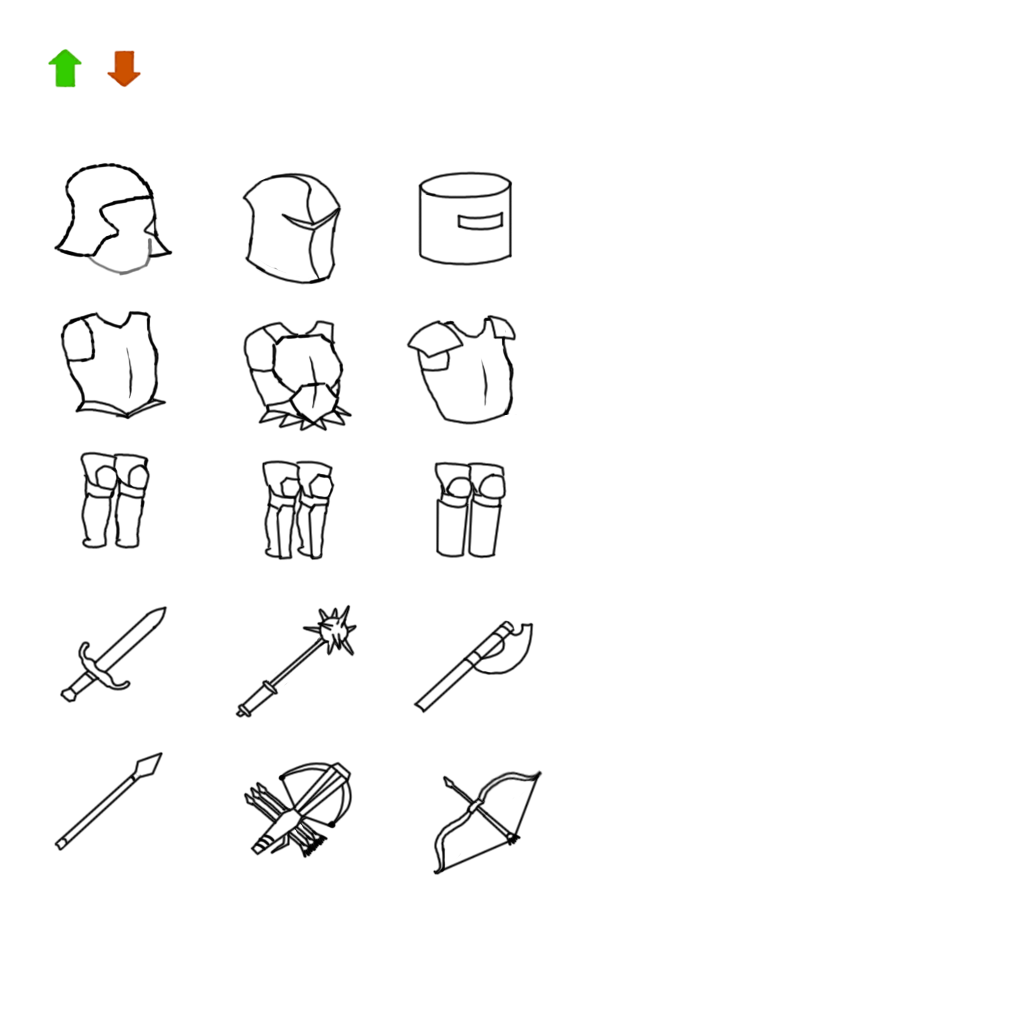
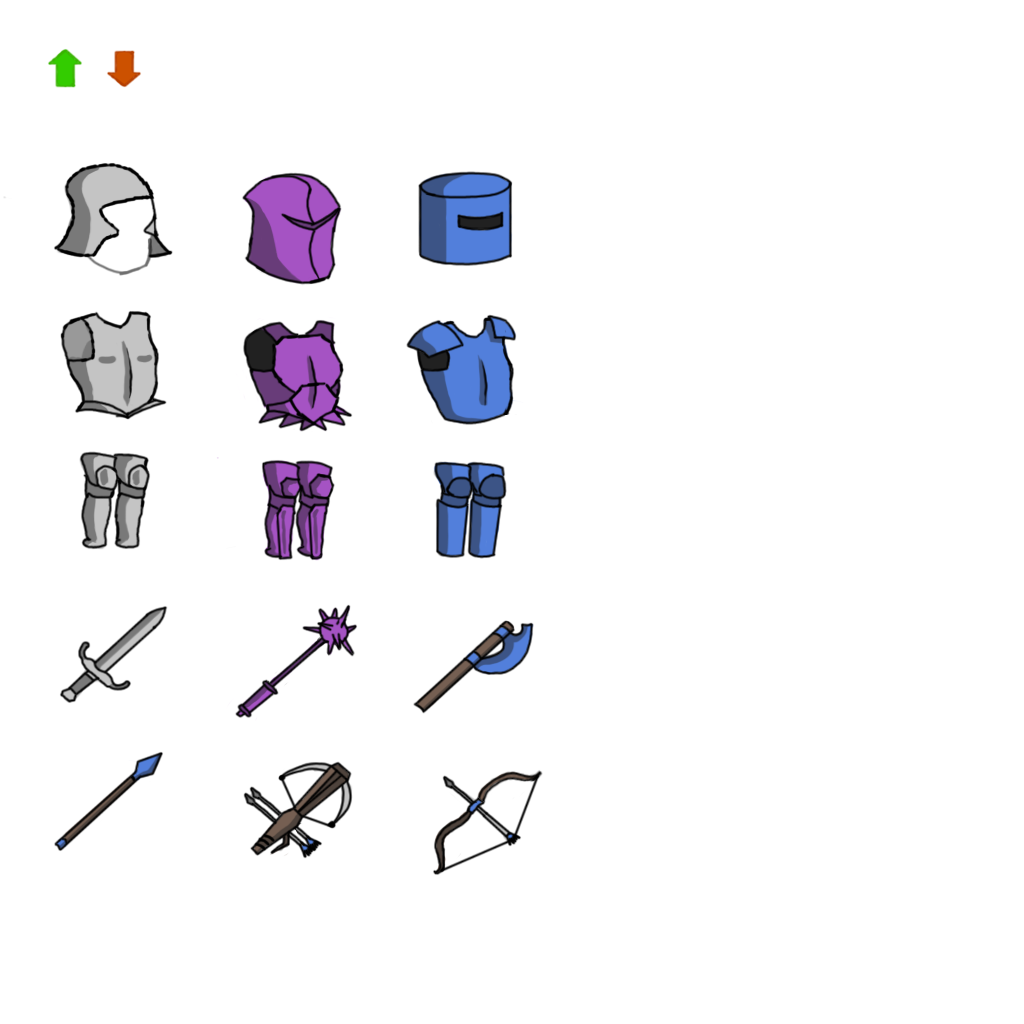
Comparing the layer stacks of the two 1024 x 1024 images. Changes:
painted on "Layer 5" over [255,259,287,274]
hid "Layer 10" over [255,780,329,848]
painted on "Layer 9" over [279,805,291,812]
added layer "Layer 15" (46%) above "Layer 14" over [56,165,530,872]
added layer "Layer 14" above "Layer 2" over [3,165,539,874]
hid "Background" over [3,165,539,874]
